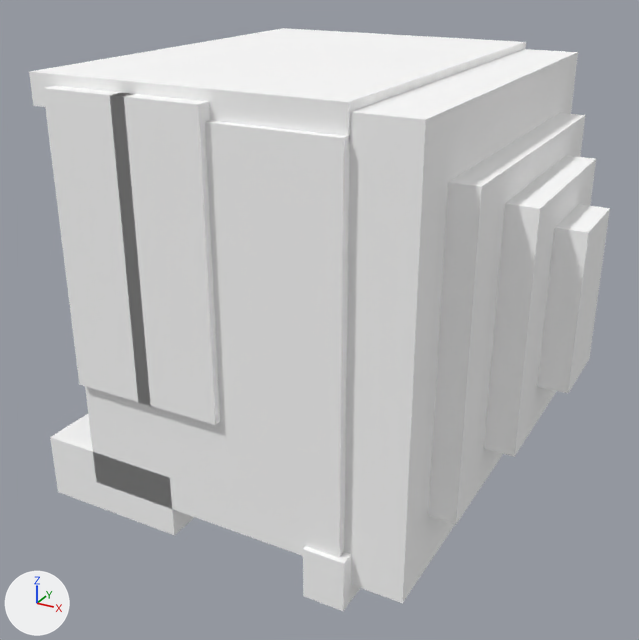
What one commit did to the OBJ model src/main/resources/assets/myvillage/models/equipment/forging/bench_helmet_1.obj.
Rendered twice from a 50 mm camera at (0.716, -0.937, 0.312) aimed at (0.486, -0.519, 0.103). Lighting does not change. The marker at lower left points along +X, +Y and +Z. The first picture is the older version. Where no turn or scale is listed for an object, it has been applied to the vertices. Vertices at exactly the same position are counted once.

Script lines for the objects in view, before the commit:
```python
me_bench_helmet_1 = bpy.data.meshes.new('bench_helmet_1')
me_bench_helmet_1.from_pydata(...)  # 112 vertices, 84 faces; spans x 0.366..0.634, y -0.627..-0.373, z 0.0..0.25
me_bench_helmet_1.materials.append(mat_m0)  # its picture is missing
ob_bench_helmet_1 = bpy.data.objects.new('bench_helmet_1', me_bench_helmet_1)
ob_bench_helmet_1.location = (0.0, 0.0, 0.0)
```
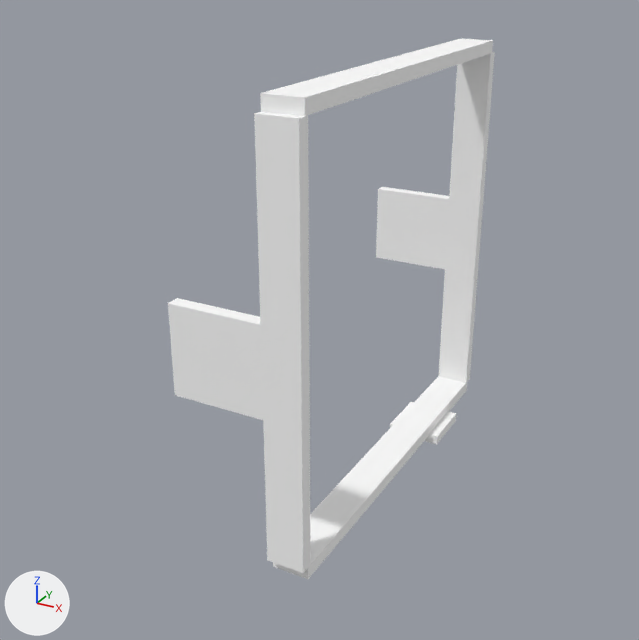
What differs and where, as boxes (x1, y1, x2, y2) in the pictures (639 x 640 px):
'bench_helmet_1', reshaped (44% narrower, 7% shorter): before (29, 28, 610, 611); after (168, 39, 495, 579)
part 1 of me_bench_helmet_1, added: after (273, 376, 467, 579)
part 2 of me_bench_helmet_1, added: after (260, 39, 493, 116)
part 3 of me_bench_helmet_1, added: after (254, 112, 310, 573)
part 4 of me_bench_helmet_1, added: after (168, 298, 263, 420)
part 5 of me_bench_helmet_1, added: after (438, 52, 495, 383)
part 6 of me_bench_helmet_1, added: after (376, 187, 449, 270)
part 7 of me_bench_helmet_1, added: after (390, 402, 456, 444)
part 8 of me_bench_helmet_1, deleted: before (344, 49, 578, 603)
part 9 of me_bench_helmet_1, deleted: before (484, 155, 596, 457)
part 10 of me_bench_helmet_1, deleted: before (29, 28, 526, 143)
part 11 of me_bench_helmet_1, deleted: before (537, 204, 610, 393)
part 12 of me_bench_helmet_1, deleted: before (85, 120, 350, 558)
part 13 of me_bench_helmet_1, deleted: before (303, 546, 360, 611)
part 14 of me_bench_helmet_1, deleted: before (124, 94, 220, 425)
part 15 of me_bench_helmet_1, deleted: before (50, 414, 195, 535)
part 16 of me_bench_helmet_1, deleted: before (428, 113, 585, 524)
part 17 of me_bench_helmet_1, deleted: before (43, 86, 151, 406)

Patch to the scene script:
```diff
--- a/src/main/resources/assets/myvillage/models/equipment/forging/bench_helmet_1.obj.py
+++ b/src/main/resources/assets/myvillage/models/equipment/forging/bench_helmet_1.obj.py
@@ me_bench_helmet_1 @@
 # used by ob_bench_helmet_1; location = (0.0, 0.0, 0.0)
-me_bench_helmet_1.from_pydata(...)  # 112 vertices, 84 faces; spans x 0.366..0.634, y -0.627..-0.373, z 0.0..0.25
+me_bench_helmet_1.from_pydata(...)  # 56 vertices, 42 faces; spans x 0.459..0.541, y -0.623..-0.377, z 0.0..0.25
+# me_bench_helmet_1 part 1: a new loose piece, a box spanning x 0.5127..0.5342, y -0.6178..-0.3822, z 0.0043..0.0119, in mat_m0 (its picture is missing)
+# me_bench_helmet_1 part 2: a new loose piece, a box spanning x 0.5127..0.5342, y -0.6178..-0.3822, z 0.2424..0.25, in mat_m0 (its picture is missing)
+# me_bench_helmet_1 part 3: a new loose piece, a box spanning x 0.5127..0.5342, y -0.6228..-0.6152, z 0.0119..0.2424, in mat_m0 (its picture is missing)
+# me_bench_helmet_1 part 4: a new loose piece, a box spanning x 0.4595..0.5127, y -0.6228..-0.6152, z 0.0955..0.1461, in mat_m0 (its picture is missing)
+# me_bench_helmet_1 part 5: a new loose piece, a box spanning x 0.5127..0.5342, y -0.3848..-0.3772, z 0.0119..0.2424, in mat_m0 (its picture is missing)
+# me_bench_helmet_1 part 6: a new loose piece, a box spanning x 0.4595..0.5127, y -0.3848..-0.3772, z 0.0955..0.1461, in mat_m0 (its picture is missing)
+# me_bench_helmet_1 part 7: a new loose piece, a box spanning x 0.5063..0.5405, y -0.4557..-0.4202, z 0.0..0.0061, in mat_m0 (its picture is missing)
+# me_bench_helmet_1 part 8: the loose piece of 8 vertices spanning x 0.555..0.587, y -0.618..-0.382, z 0.011..0.246 is deleted
+# me_bench_helmet_1 part 9: the loose piece of 8 vertices spanning x 0.601..0.618, y -0.554..-0.446, z 0.069..0.199 is deleted
+# me_bench_helmet_1 part 10: the loose piece of 8 vertices spanning x 0.382..0.555, y -0.619..-0.381, z 0.234..0.25 is deleted
+# me_bench_helmet_1 part 11: the loose piece of 8 vertices spanning x 0.617..0.634, y -0.523..-0.477, z 0.095..0.181 is deleted
+# me_bench_helmet_1 part 12: the loose piece of 8 vertices spanning x 0.398..0.555, y -0.623..-0.607, z 0.023..0.236 is deleted
+# me_bench_helmet_1 part 13: the loose piece of 8 vertices spanning x 0.536..0.559, y -0.626..-0.374, z 0.0..0.03 is deleted
+# me_bench_helmet_1 part 14: the loose piece of 8 vertices spanning x 0.439..0.487, y -0.627..-0.615, z 0.088..0.245 is deleted
+# me_bench_helmet_1 part 15: the loose piece of 8 vertices spanning x 0.366..0.452, y -0.623..-0.591, z 0.005..0.043 is deleted
+# me_bench_helmet_1 part 16: the loose piece of 8 vertices spanning x 0.584..0.602, y -0.589..-0.411, z 0.045..0.215 is deleted
+# me_bench_helmet_1 part 17: the loose piece of 8 vertices spanning x 0.398..0.447, y -0.627..-0.615, z 0.088..0.245 is deleted
+# other edits to the shape of me_bench_helmet_1 do not show in these pictures
 me_bench_helmet_1.materials.append(mat_m0)
```
